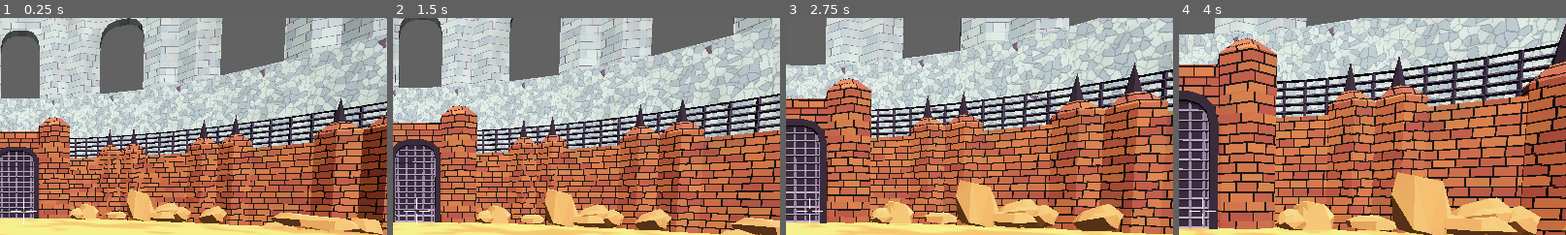
Above: before the commit, frames 1-4 (left to right).
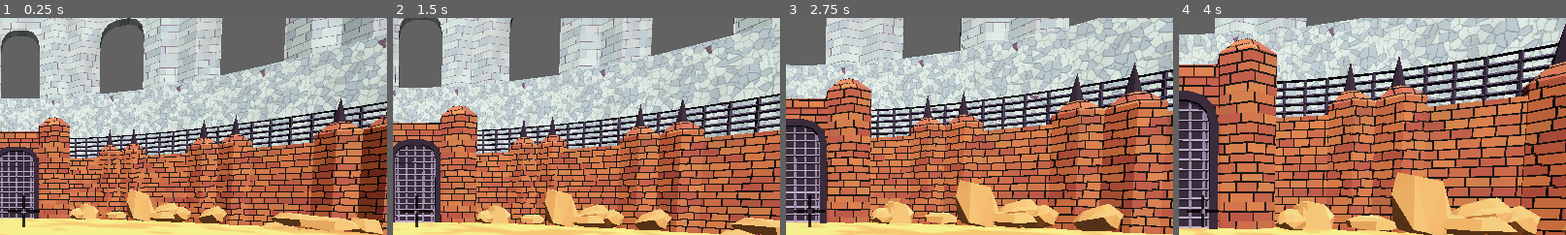
Above: after the commit, the same moments.

Repository: SasVel/Velocirambo
Game: Godot game, scene res://playScenes/main.tscn
Two runs of this game, one before a commit and one after it. Both use one fixed random seed, a clock stepped at 60 frames per second and the inputs below. The project has no main scene, so this scene is started directly.
Inputs (mouse positions are % of the whole screen's width and height, from its top left):
- Up to frame 1 (0.25 s): no input
- Up to frame 2 (1.5 s): move the mouse to (55, 50) at 0.52 s; press the mouse at (55, 50) at 0.53 s; hold W (Forwards) from 0.53 s (still down); tap Space (Jump) at 0.77 s; move the mouse to (45, 50) at 1.27 s; release the mouse at (45, 50) at 1.28 s; click (45, 50) at 1.35 s
- Up to frame 3 (2.75 s): keep holding W (Forwards); tap Space (Jump) at 1.52 s; move the mouse to (52, 48) at 2.02 s; press the mouse at (52, 48) at 2.03 s
- Up to frame 4 (4 s): keep holding W (Forwards); move the mouse to (49, 52) at 2.77 s; release the mouse at (49, 52) at 2.78 s; click (49, 52) at 2.85 s; tap Space (Jump) at 3.02, 3.77 s; move the mouse to (57, 51) at 3.52 s; press the mouse at (57, 51) at 3.53 s
The pictures show only the part of the screen within x 47-97%, y 6-55%; the shares and areas given below are measured in that part.

The runs differ from the first frame. In frame 1, 0.2% of the frame differs, in the area x 2-11%, y 81-97%; in frame 2, 0.2%; in frame 3, 0.2%; in frame 4, 0.2%.

Commit message:
little crosshair additions

Diff:
--- /dev/null
+++ b/UI/crosshair.gd
@@ -0,0 +1,41 @@
+extends CenterContainer
+
+@export var color : Color = Color.WHITE
+@export_range(1, 40) var length : float = 20
+@export_range(1, 10) var width : int = 2
+@export_range(0, 1) var opacity : float = 0.8
+@onready var lineArr = [$Bottom, $Top, $Left, $Right]
+
+func _ready():
+	change_color(color)
+	change_length(length)
+	change_width(width)
+	change_opacity(opacity)
+
+func change_color(col : Color):
+	for line in lineArr:
+		line.default_color = col
+
+#Changes the length of each crosshair beam. Ranges from 1 to 40.
+func change_length(len : float):
+	len = clampf(len, 1, 40)
+	for line in lineArr:
+		var points = line.points
+		if points[1].x != 0:
+			if points[1].x < 0: points[1].x = (len * -1) + points[0].x
+			else: points[1].x = len + points[0].x
+		else:
+			if points[1].y < 0: points[1].y = (len * -1) + points[0].y
+			else: points[1].y = len + points[0].y
+		line.points = points
+
+#Changes the width of each crosshair beam. Ranges from 1 to 10.
+func change_width(val : float):
+	val = clampf(val, 1, 10)
+	for line in lineArr:
+		line.width = val
+
+#Changes crosshair opacity. Ranges from 0 to 1.
+func change_opacity(val_normalised : float):
+	for line in lineArr:
+		line.default_color.a = val_normalised
--- a/playScenes/main.tscn
+++ b/playScenes/main.tscn
@@ -1,8 +1,9 @@
-[gd_scene load_steps=6 format=3 uid="uid://07oru7jy6ubh"]
+[gd_scene load_steps=7 format=3 uid="uid://07oru7jy6ubh"]
 
 [ext_resource type="Script" path="res://playScenes/playSceneScript.gd" id="1_cmvfd"]
 [ext_resource type="PackedScene" uid="uid://cobs6br0x6ktt" path="res://Arena/arena.tscn" id="2_w2pg4"]
 [ext_resource type="PackedScene" uid="uid://bdvqhvfu8pif1" path="res://Player/complete_player.tscn" id="3_hkrak"]
+[ext_resource type="Script" path="res://UI/crosshair.gd" id="4_etnxk"]
 [ext_resource type="Script" path="res://UI/pause.gd" id="4_f25ew"]
 
 [sub_resource type="Environment" id="Environment_k5ebw"]
@@ -47,9 +48,12 @@
 anchor_bottom = 0.5
 grow_horizontal = 2
 grow_vertical = 2
+script = ExtResource("4_etnxk")
+color = Color(0, 0, 0, 1)
+width = 4
 
 [node name="Bottom" type="Line2D" parent="UI/Crosshair"]
-points = PackedVector2Array(0, 20, 0, 4)
+points = PackedVector2Array(0, 4, 0, 20)
 width = 2.0
 
 [node name="Top" type="Line2D" parent="UI/Crosshair"]
@@ -57,11 +61,11 @@
 width = 2.0
 
 [node name="Left" type="Line2D" parent="UI/Crosshair"]
-points = PackedVector2Array(-20, 0, -4, 0)
+points = PackedVector2Array(-4, 0, -20, 0)
 width = 2.0
 
 [node name="Right" type="Line2D" parent="UI/Crosshair"]
-points = PackedVector2Array(20, 0, 4, 0)
+points = PackedVector2Array(4, 0, 20, 0)
 width = 2.0
 
 [node name="Pause" type="Control" parent="UI"]
